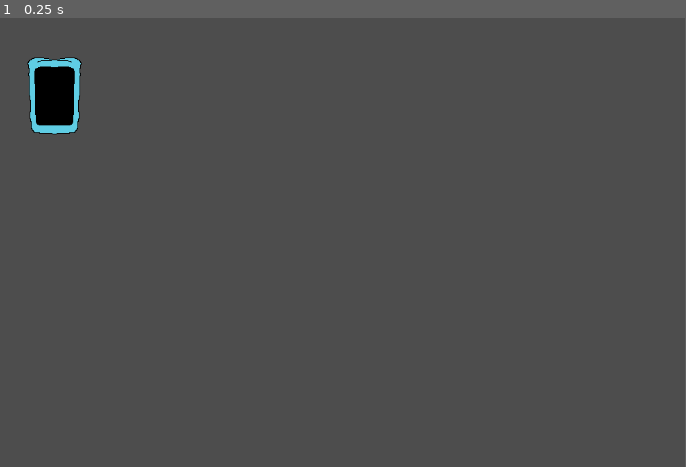
Above: before the commit, frame 1.
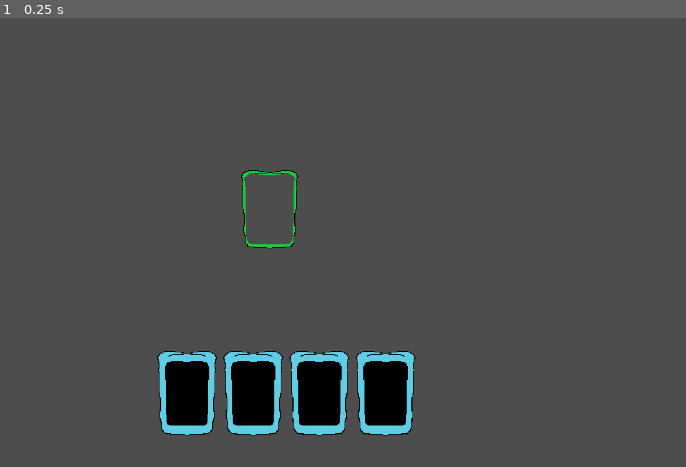
Above: after the commit, the same moment.

Repository: JoJonatasCoelho/full-house
Game: Godot game, scene res://scenes/levels/test_scene.tscn
The game is run twice, just before and just after one commit, with the same random seed, the same clock (stepped at 60 frames per second) and the same inputs.
Inputs:
- Up to frame 1 (0.25 s): no input
In our replay, the window is 799x449 before the commit and 800x449 after it. These sizes can differ from the game's own. Grey fills any space a smaller window leaves; there, only what the larger window draws over its background counts as a difference.

The runs differ from the first frame. In frame 1, 7.4% of the frame differs, in the area x 3-61%, y 8-94%.
Error before the commit: Trying to assign value of type 'Node2D' to a variable of type 'card_manager.gd'. (res://scripts/systems/card.gd:13)

Commit message:
feat: player hand

Diff:
--- a/project.godot
+++ b/project.godot
@@ -15,6 +15,12 @@
 config/features=PackedStringArray("4.5", "Forward Plus")
 config/icon="res://icon.svg"
 
+[display]
+
+window/size/viewport_width=1366
+window/size/viewport_height=768
+window/size/mode=3
+
 [dotnet]
 
 project/assembly_name="Full house"
--- a/scenes/hud/card_slot.tscn
+++ b/scenes/hud/card_slot.tscn
@@ -1,16 +1,18 @@
 [gd_scene load_steps=4 format=3 uid="uid://dj4lndye1v6t8"]
 
 [ext_resource type="Script" uid="uid://brh0edlfgi8ym" path="res://scripts/systems/card_slot.gd" id="1_26k5t"]
-[ext_resource type="Texture2D" uid="uid://ba664nr5d7jq6" path="res://assets/card.png" id="2_n12db"]
+[ext_resource type="Texture2D" uid="uid://cmjek7xk6jkaj" path="res://assets/card_slot.png" id="2_n12db"]
 
 [sub_resource type="RectangleShape2D" id="RectangleShape2D_1l1fh"]
 size = Vector2(72, 108)
 
 [node name="CardSlot" type="Node2D"]
+scale = Vector2(1.2, 1.2)
 script = ExtResource("1_26k5t")
 
 [node name="Sprite2D" type="Sprite2D" parent="."]
-scale = Vector2(2, 2)
+position = Vector2(-7.8082085e-06, -0.3749999)
+scale = Vector2(1.0390625, 1.0058594)
 texture = ExtResource("2_n12db")
 
 [node name="Area2D" type="Area2D" parent="."]
@@ -18,5 +20,4 @@
 collision_mask = 2
 
 [node name="CollisionShape2D" type="CollisionShape2D" parent="Area2D"]
-position = Vector2(1, 1)
 shape = SubResource("RectangleShape2D_1l1fh")
--- a/scenes/interactables/card.tscn
+++ b/scenes/interactables/card.tscn
@@ -7,6 +7,7 @@
 size = Vector2(73, 111)
 
 [node name="Card" type="Node2D"]
+scale = Vector2(1.3, 1.3)
 script = ExtResource("1_ipo8e")
 
 [node name="Sprite2D" type="Sprite2D" parent="."]
@@ -15,7 +16,6 @@
 [node name="Area2D" type="Area2D" parent="."]
 
 [node name="CollisionShape2D" type="CollisionShape2D" parent="Area2D"]
-position = Vector2(-0.5, 0.5)
 shape = SubResource("RectangleShape2D_ipo8e")
 
 [connection signal="mouse_entered" from="Area2D" to="." method="_on_area_2d_mouse_entered"]
--- a/scenes/levels/test_scene.tscn
+++ b/scenes/levels/test_scene.tscn
@@ -1,8 +1,16 @@
-[gd_scene load_steps=2 format=3 uid="uid://u8prst1obv1v"]
+[gd_scene load_steps=4 format=3 uid="uid://u8prst1obv1v"]
 
-[ext_resource type="PackedScene" uid="uid://cjbvxhqravwt" path="res://scenes/interactables/card.tscn" id="1_xgkye"]
+[ext_resource type="Script" uid="uid://b4jv0s7ikhf34" path="res://scripts/systems/card_manager.gd" id="1_bfhv8"]
+[ext_resource type="Script" uid="uid://cor3u0y20fs32" path="res://scripts/systems/hand.gd" id="3_ad8uc"]
+[ext_resource type="PackedScene" uid="uid://dj4lndye1v6t8" path="res://scenes/hud/card_slot.tscn" id="3_kljt5"]
 
 [node name="TestScene" type="Node2D"]
 
-[node name="Card" parent="." instance=ExtResource("1_xgkye")]
-position = Vector2(243, 111)
+[node name="CardManager" type="Node2D" parent="."]
+script = ExtResource("1_bfhv8")
+
+[node name="CardSlot" parent="." instance=ExtResource("3_kljt5")]
+position = Vector2(655, 326)
+
+[node name="PlayerHand" type="Node2D" parent="."]
+script = ExtResource("3_ad8uc")
--- a/scripts/systems/card.gd
+++ b/scripts/systems/card.gd
@@ -4,6 +4,8 @@
 
 signal hovered
 signal hovered_off
+
+var starting_position: Vector2
 
 var suit = CardEnum.Suits.Hearts
 var type = CardEnum.Types.Number
--- a/scripts/systems/card_manager.gd
+++ b/scripts/systems/card_manager.gd
@@ -5,9 +5,12 @@
 @onready var card_being_dragged : Card
 @onready var is_hovering_a_card: bool = false
 @onready var screen_size = get_viewport_rect().size
+@onready var hand_reference = $"../PlayerHand"
 
-@onready var CARD_COLLISION_MASK: int = 1
-@onready var SLOT_COLLISION_MASK: int = 2
+const CARD_COLLISION_MASK: int = 1
+const SLOT_COLLISION_MASK: int = 2
+const CARD_SIZE: float = 1.3
+const HIGHLIGHTED_CARD_SIZE: float = 1.5
 
 func _process(delta: float) -> void:
 	if card_being_dragged:
@@ -23,10 +26,10 @@
 
 func highlight_card(card: Card, hovered: bool):
 	if hovered:
-		card.scale = Vector2(1.2, 1.2)
+		card.scale = Vector2(HIGHLIGHTED_CARD_SIZE, HIGHLIGHTED_CARD_SIZE)
 		card.z_index = 2
 	else:
-		card.scale = Vector2(1, 1)
+		card.scale = Vector2(CARD_SIZE, CARD_SIZE)
 		card.z_index = 1
 
 
@@ -87,16 +90,18 @@
 
 func start_drag(card: Card):
 	card_being_dragged = card
-	card.scale = Vector2(1, 1)
+	card.scale = Vector2(CARD_SIZE, CARD_SIZE)
 	var card_slot_found = raycast_check_for_card_slot()
 	if card_slot_found:
-		card_slot_found.card_in_slot = false
-
+		card_slot_found.card_in_slot = null
 
 func finish_drag():
-	card_being_dragged.scale = Vector2(1.2, 1.2)
+	card_being_dragged.scale = Vector2(HIGHLIGHTED_CARD_SIZE, HIGHLIGHTED_CARD_SIZE)
 	var card_slot_found = raycast_check_for_card_slot()
 	if card_slot_found and not card_slot_found.card_in_slot:
+		hand_reference.remove_card_from_hand(card_being_dragged)
 		card_being_dragged.position = card_slot_found.position
-		card_slot_found.card_in_slot = true
+		card_slot_found.card_in_slot = card_being_dragged
+	else:
+		hand_reference.add_card_to_hand(card_being_dragged)
 	card_being_dragged = null
--- a/scripts/systems/card_slot.gd
+++ b/scripts/systems/card_slot.gd
@@ -1,3 +1,3 @@
 extends Node
 
-@onready var card_in_slot: bool = false
+@onready var card_in_slot: Card = null
--- a/scripts/systems/deck.gd
+++ b/scripts/systems/deck.gd
@@ -7,10 +7,10 @@
 func shuffle_deck() -> void:
 	pass
 
-func make_card() -> Card:
-	var new_card: Card  = _get_random_card()
-	deck.erase(new_card)
-	return new_card
+#func make_card() -> Card:
+	#var new_card: Card  = _get_random_card()
+	#deck.erase(new_card)
+	#return new_card
 
-func _get_random_card() -> Card:
-	return Card()
+#func _get_random_card() -> Card:
+	#return Card()
--- a/scripts/systems/hand.gd
+++ b/scripts/systems/hand.gd
@@ -2,26 +2,56 @@
 
 class_name Hand
 
+const INITIAL_HAND: int = 4
+const CARD_SCENE_PATH: String = "res://scenes/interactables/card.tscn"
 
-var drawed: Card
+@onready var center_screen_x = get_viewport().size.x / 2
+@onready var hand_y_position = get_viewport().size.y / 1.2
+@onready var card_width = center_screen_x / 6
+
 var hand:Array[Card]
-var handSum:int
+var hand_sum:int
 
 @export var deck: Deck
 
-func get_card() -> Card:
-	drawed = deck.make_card()
-	choose_card(drawed)
-	return drawed
+func _ready() -> void:
+	var card_scene = preload(CARD_SCENE_PATH)
+	for i in range(INITIAL_HAND):
+		var new_card = card_scene.instantiate()
+		$"../CardManager".add_child(new_card)
+		new_card.name = "Card"
+		add_card_to_hand(new_card)
 
-func choose_card(choosed_card: Card) -> void:
-	if choosed_card in hand:
-		hand.erase(choosed_card)
-		hand.append(drawed)
-	drawed = null
-	recalculate_hand_sum()
+func add_card_to_hand(card: Card):
+	if card not in hand:
+		hand.insert(0, card)
+		update_hand_positions()
+		recalculate_hand_sum()
+	else:
+		animate_card_to_position(card, card.starting_position)
+
+func remove_card_from_hand(card: Card):
+	if card in hand:
+		hand.erase(card)
+		update_hand_positions()
+
+func update_hand_positions():
+	for i in range(hand.size()):
+		var new_position = Vector2(calculate_card_position(i), hand_y_position)
+		var card = hand[i]
+		card.starting_position = new_position
+		animate_card_to_position(card, new_position)
+
+func calculate_card_position(idx: int):
+	var total_width = (hand.size() - 1) * card_width
+	var x_offset = center_screen_x + idx * card_width - total_width / 2
+	return x_offset
 
 func recalculate_hand_sum():
-	handSum = 0
+	hand_sum = 0
 	for card in hand:
-		handSum+=card.value
+		hand_sum+=card.value
+
+func animate_card_to_position(card: Card, new_position: Vector2):
+	var tween = get_tree().create_tween()
+	tween.tween_property(card, "position", new_position, 0.1)
Binary file added: assets/card_slot.png
Not shown, added: assets/card_slot.png.import
